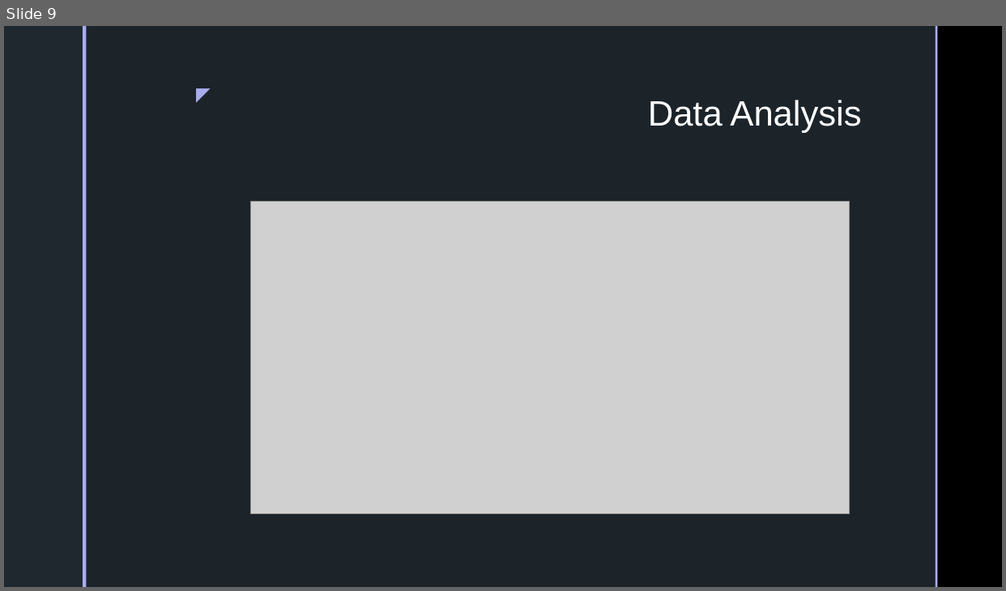
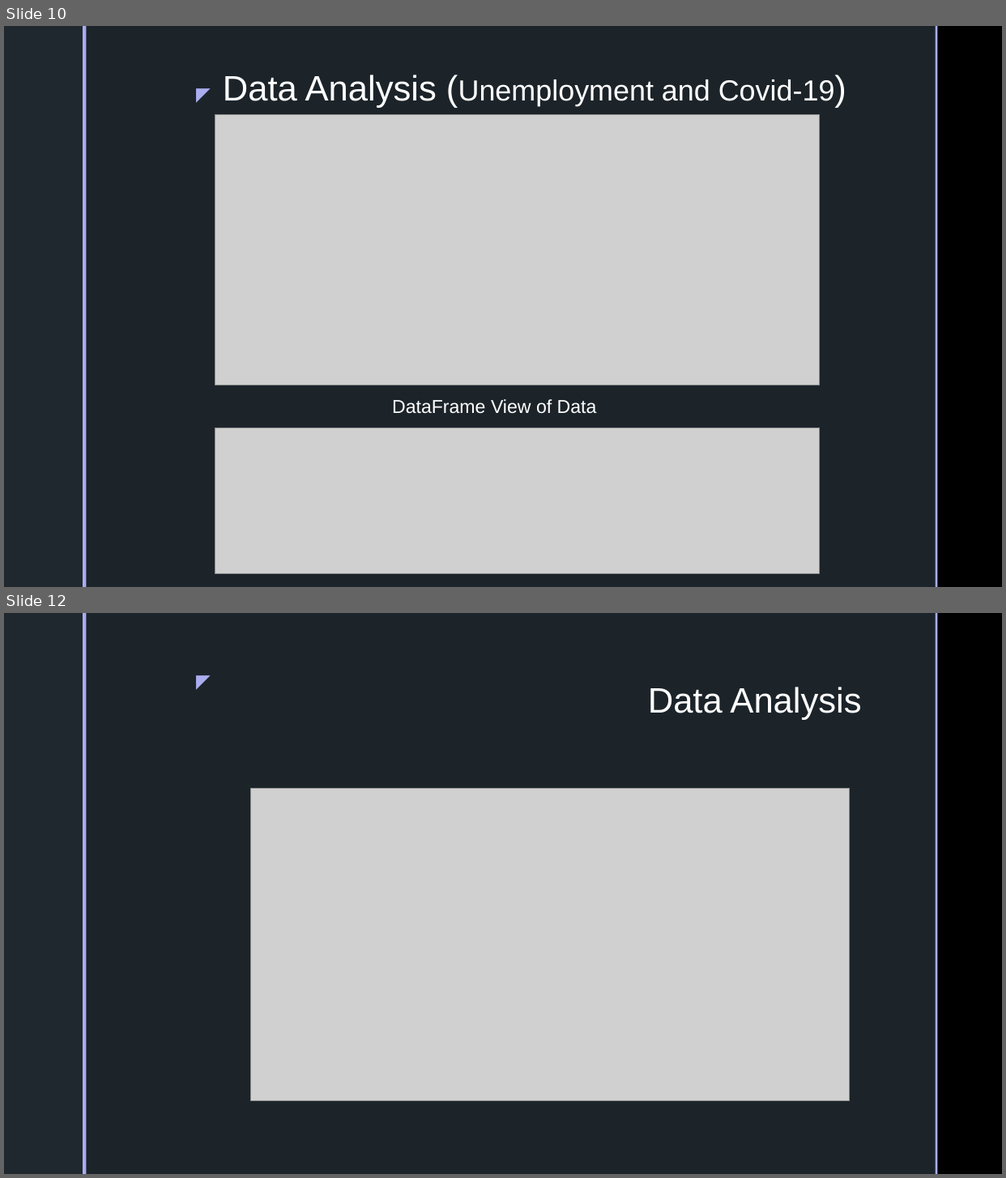
Before and after one commit to inkosi-codes/Covid-19-and-Low-Income-Communities, a slide deck: docs/Presentation/Power-Point.pptx. Shown one above the other, each under a label of ours: slide 9 before the commit, slides 10 and 12 after it; the slides between them are not shown. The pictures are 1006x591 and 1006x1178 pixels, drawn with LibreOffice and Linux fonts; fonts in the diff are those of the drawing; grey boxes stand for pictures; background and template pictures are left out. Boxes give left, top, right and bottom in pixels: in the first picture for what was removed or moved away, otherwise in the second. Text is boxed around its words. In the diff, an @@ line names an element or a change of style, - is before the commit and + after.

```diff
--- a/docs/Presentation/Power-Point.pptx
+++ b/docs/Presentation/Power-Point.pptx
@@ slide 10 added at (4,26,1002,587), background picture (left out); not listed: 5 template elements that a slide beside it also shows @@
@@ title added at (223,75,835,108), 28 pt, text #FFFFFF @@
+Data Analysis (Unemployment and Covid-19)
@@ picture added at (215,114,819,386) @@
@@ text added at (392,399,597,414), 18 pt, text #FFFFFF @@
+DataFrame View of Data
@@ picture added at (215,428,819,574) @@
@@ what was slide 9 is now slide 12 @@
```
Also in this commit, not shown: 2 slides changed, 4 other slides added, 3 slides removed, 4 other files.
